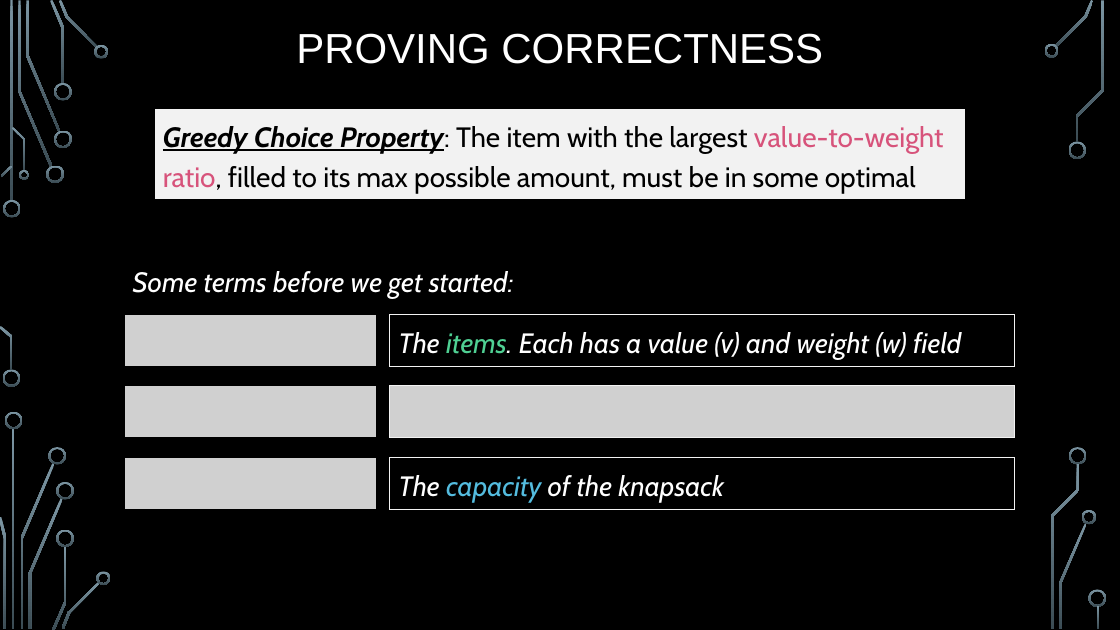
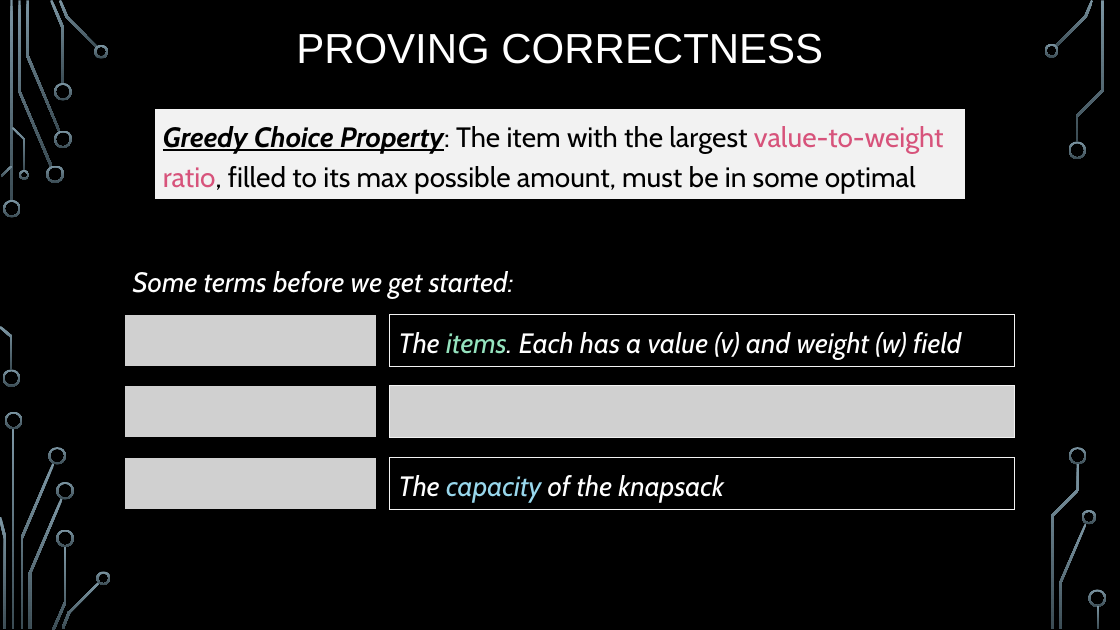
Before and after one commit to markfloryan/dsa2, a slide deck: slide 24 of slides/03-5-KnapsackGreedy.pptx. Drawn at 1120x630 pixels with LibreOffice and Linux fonts; fonts in the diff are those of the drawing; grey boxes stand for pictures; background and template pictures are left out. Boxes give left, top, right and bottom in pixels: in the first picture for what was removed or moved away, otherwise in the second. Text is boxed around its words. In the diff, an @@ line names an element or a change of style, - is before the commit and + after.

```diff
--- a/slides/03-5-KnapsackGreedy.pptx
+++ b/slides/03-5-KnapsackGreedy.pptx
@@ rectangle "The items. Each has a ..." at <box>390,314,1015,366</box>: text colour #4FD093 to #95E3BE in "items." @@
@@ rectangle "The capacity of the knapsack" at <box>390,458,1015,510</box>: text colour #54BCDF to #98D7EC in "capacity" @@
```
Also in this commit, not shown: 10 other slides changed, 3 other files.
